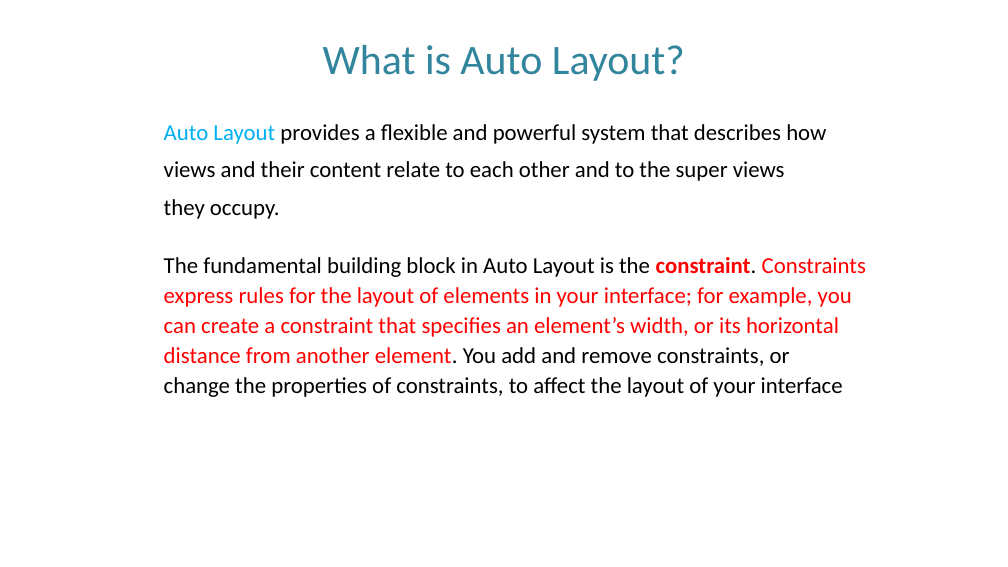
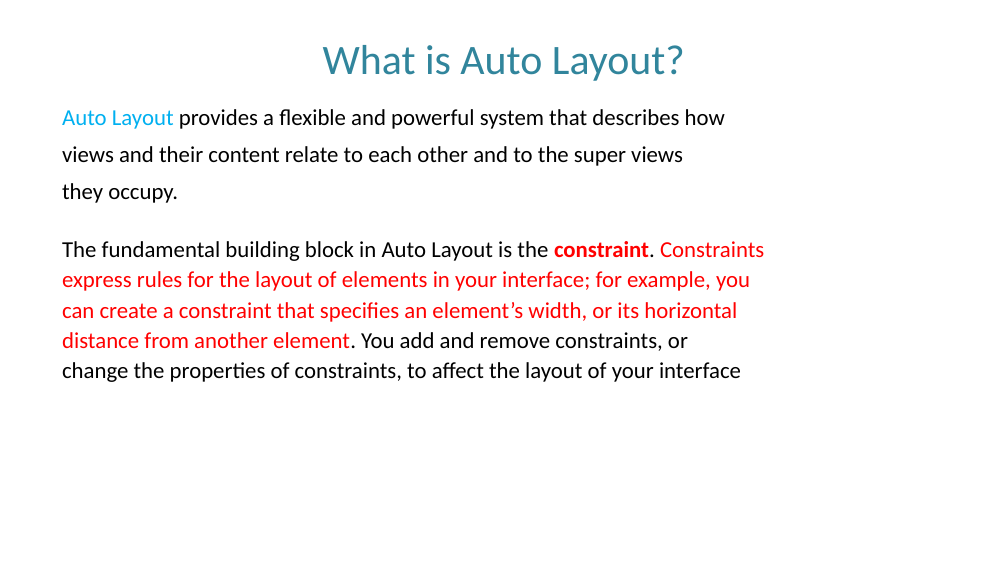
Before and after one commit to aminhngn/Course_Mobile_IOS, a slide deck: slide 58 of course/IOS_Module_02_ui_design.pptx (slide 52 before the commit). Drawn at 1008x567 pixels with LibreOffice and Linux fonts; fonts in the diff are those of the drawing. Boxes give left, top, right and bottom in pixels: in the first picture for what was removed or moved away, otherwise in the second. Text is boxed around its words. In the diff, an @@ line names an element or a change of style, - is before the commit and + after.

```diff
--- a/course/IOS_Module_02_ui_design.pptx
+++ b/course/IOS_Module_02_ui_design.pptx
@@ text "Auto Layout provides a ﬂexible ...": place and size @@
-text "Auto Layout provides a ﬂexible ..." at [164, 124, 866, 397]
+text "Auto Layout provides a ﬂexible ..." at [62, 109, 764, 382]
@@ text "Auto Layout provides a ﬂexible ..." at [62, 109, 764, 382]: alignment left to justified @@
```
Also in this commit, not shown: 17 other slides changed, 10 slides added, 4 slides removed, 1 other file.
